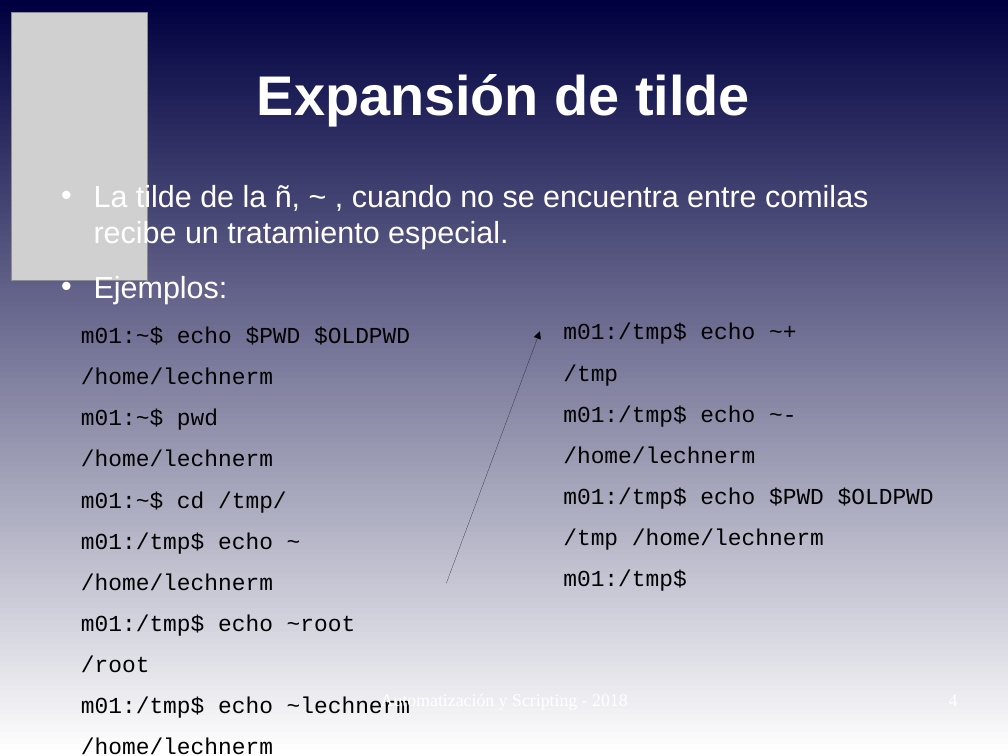
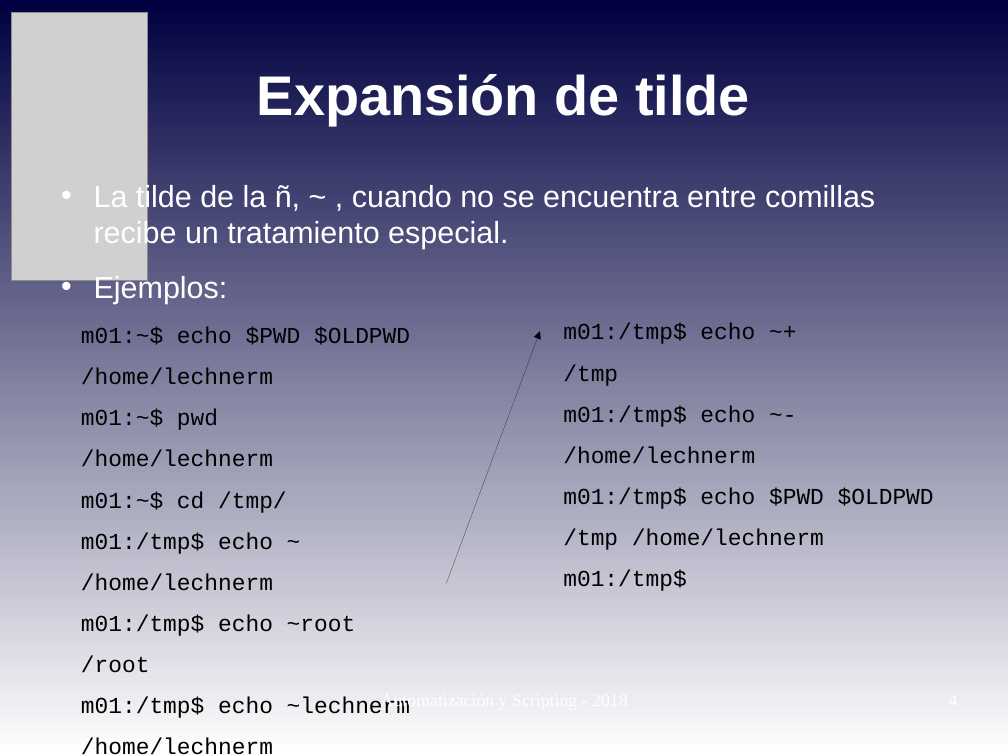
Before and after one commit to niniadcobre/-AutoyScripting, a slide deck: slide 4 of clases/AYS_clase05.odp. Drawn at 1008x756 pixels with LibreOffice and Linux fonts; fonts in the diff are those of the drawing; grey boxes stand for pictures. Boxes give left, top, right and bottom in pixels: in the first picture for what was removed or moved away, otherwise in the second. Text is boxed around its words. In the diff, an @@ line names an element or a change of style, - is before the commit and + after.

```diff
--- a/clases/AYS_clase05.odp
+++ b/clases/AYS_clase05.odp
@@ text at (94,183,875,249): text changed @@
-• La tilde de la ñ, ~ , cuando no se encuentra entre comilas recibe un tratamiento especial.
+• La tilde de la ñ, ~ , cuando no se encuentra entre comillas recibe un tratamiento especial.
```
Also in this commit, not shown: 2 other slides changed, 3 other files.
